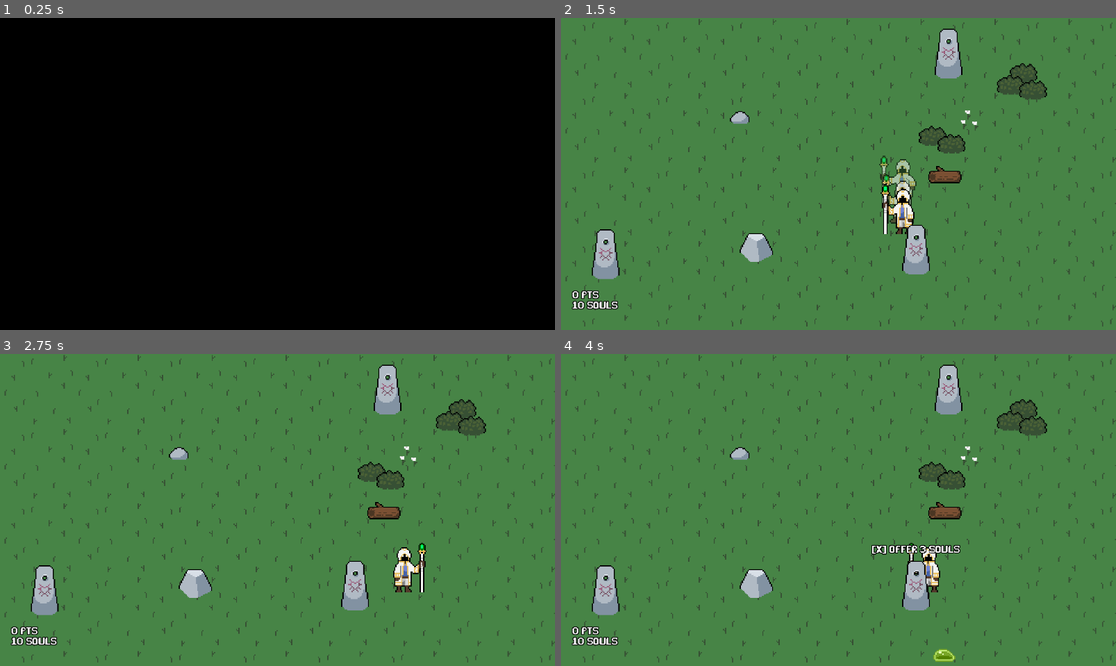
Above: before the commit, frames 1-4 (two rows, left to right).
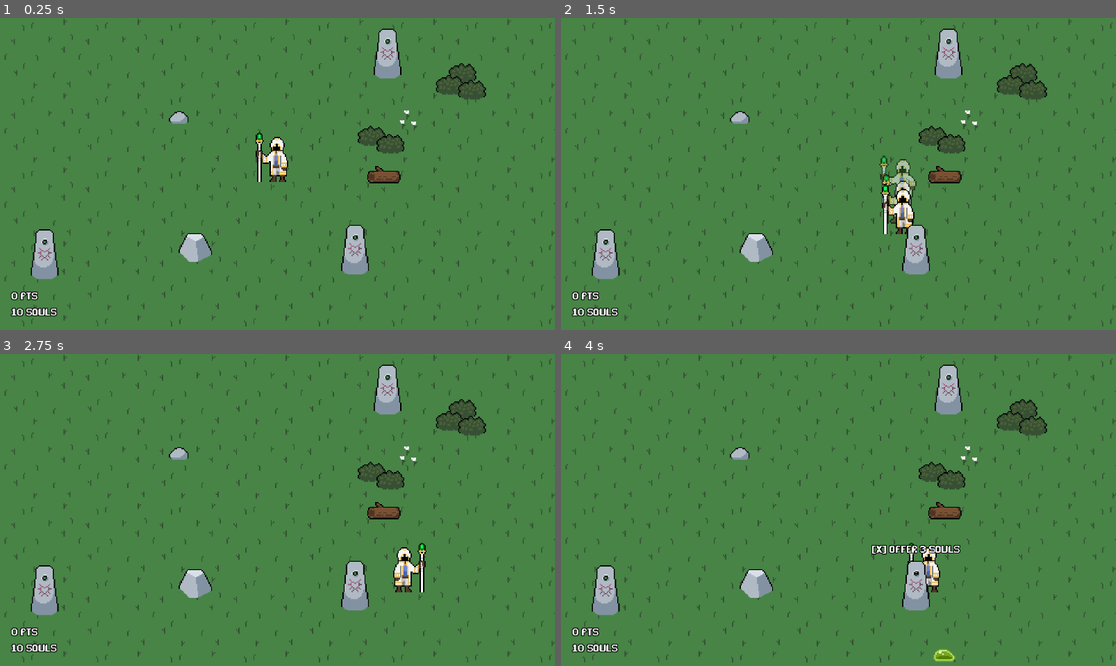
Above: after the commit, the same moments.

Repository: SleepyStudios/SummonerSurvivor
Game: Godot game, scene res://scenes/main.tscn
Same seed, same stepped clock (60 frames per second), same inputs: the game is played once before the commit and once after it.
Inputs (mouse positions are in pixels of both pictures, inside the frame that each line leads up to):
- Up to frame 1 (0.25 s): no input
- Up to frame 2 (1.5 s): tap Enter at 0.5 s; move the mouse to (960, 158) at 0.52 s; hold Right (right) 0.53-1.28 s; click (960, 158) at 0.6 s; move the mouse to (727, 189) at 1.27 s; hold Down (down) from 1.28 s (still down); tap Space (dash) at 1.35 s
- Up to frame 3 (2.75 s): move the mouse to (333, 441) at 2.02 s; release Down (down) at 2.03 s; hold Right (right) from 2.03 s (still down); click (333, 441) at 2.1 s
- Up to frame 4 (4 s): move the mouse to (810, 572) at 2.77 s; release Right (right) at 2.78 s; hold X (upgrade) 2.78-3.53 s; tap Space (dash) at 2.85 s; click (810, 572) at 2.92 s; tap R (restart) at 3.5 s; move the mouse to (1005, 556) at 3.52 s; hold Left (left) from 3.53 s (still down); click (1005, 556) at 3.6 s

The runs differ from the first frame. In frame 1, 99% of the frame differs, in the area x 0-100%, y 0-100%; in frame 2, 0.5%; in frame 3, 0.5%; in frame 4, 0.5%.

Commit message:
score juice

Diff:
--- a/project.godot
+++ b/project.godot
@@ -14,6 +14,10 @@
 run/main_scene="res://scenes/main.tscn"
 config/features=PackedStringArray("4.2", "Forward Plus")
 config/icon="res://icon.svg"
+
+[autoload]
+
+Score="*res://scripts/score.gd"
 
 [display]
 
--- a/scenes/main.tscn
+++ b/scenes/main.tscn
@@ -193,7 +193,8 @@
 [node name="UI" type="CanvasLayer" parent="."]
 script = ExtResource("9_80qbj")
 
-[node name="VBoxContainer" type="VBoxContainer" parent="UI"]
+[node name="HSeparator" type="Control" parent="UI"]
+layout_mode = 3
 anchors_preset = 2
 anchor_top = 1.0
 anchor_bottom = 1.0
@@ -203,19 +204,26 @@
 offset_bottom = -40.0
 grow_vertical = 0
 
-[node name="PointsLabel" type="Label" parent="UI/VBoxContainer"]
-layout_mode = 2
+[node name="PointsLabel" type="Label" parent="UI/HSeparator"]
+layout_mode = 2
+offset_top = 4.0
+offset_right = 120.0
+offset_bottom = 36.0
 theme = ExtResource("7_t471f")
 text = "POINTS"
 script = ExtResource("14_4dami")
 
-[node name="SoulsLabel" type="Label" parent="UI/VBoxContainer"]
-layout_mode = 2
+[node name="SoulsLabel" type="Label" parent="UI/HSeparator"]
+layout_mode = 2
+offset_top = 60.0
+offset_right = 120.0
+offset_bottom = 92.0
 theme = ExtResource("7_t471f")
 text = "SOULS"
 script = ExtResource("10_3dof2")
 
 [node name="Overlay" type="ColorRect" parent="UI"]
+visible = false
 anchors_preset = 15
 anchor_right = 1.0
 anchor_bottom = 1.0
--- a/scripts/creature.gd
+++ b/scripts/creature.gd
@@ -34,7 +34,8 @@
 		return
 
 	dead = true
-	player.add_score(kill_points)
+	Score.enemies_killed += 1
+	Score.enemy_score += kill_points
 
 	var pickup = soul_pickup.instantiate()
 	pickup.position = position
--- a/scripts/player.gd
+++ b/scripts/player.gd
@@ -20,7 +20,6 @@
 var health = MAX_HEALTH
 var tmr_dash_sprite = 0
 var dead = false
-var score = 0
 
 func _ready() -> void:
 	var world_size = Vector2($"../BG".region_rect.size.x * 4 * 0.5, $"../BG".region_rect.size.y * 4 * 0.5)
@@ -83,9 +82,6 @@
 func _on_dash_cooldown_timer_timeout() -> void:
 	can_dash = true
 
-func add_score(amount) -> void:
-	score += amount
-
 func on_hit() -> void:
 	if dead:
 		return
@@ -100,13 +96,15 @@
 
 func on_pickup_soul() -> void:
 	souls += 1
-	add_score(1)
+	Score.souls_collected += 1
 	$SoulPickupSFX.play()
 
 func on_heal(requirement: int) -> void:
 	souls -= requirement
 	health = MAX_HEALTH
 	hitbox.health_bar.health = health
+	Score.soul_offerings += 1
 
 func on_creature_summoned(_creature_name: String, requirement: int) -> void:
 	souls -= requirement
+	Score.summons += 1
--- a/scripts/points_label.gd
+++ b/scripts/points_label.gd
@@ -3,4 +3,4 @@
 @onready var player: Player = $"../../../Player"
 
 func _process(_delta: float) -> void:
-	text = "%s PTS" % [player.score]
+	text = "%s PTS" % [Score.get_current_score()]
--- /dev/null
+++ b/scripts/score.gd
@@ -0,0 +1,72 @@
+extends Node
+
+var souls_collected = 0: set = _set_souls_collected
+var soul_offerings = 0: set = _set_soul_offerings
+var summons = 0: set = _set_summons
+var enemies_killed = 0
+var enemy_score = 0: set = _set_enemy_score
+var time_score = 0
+
+var score_tween_lock = false
+var souls_tween_lock = false
+
+var tween_size = Vector2(1.25, 1.25)
+var tween_speed = 0.2
+
+@onready var points_label = $"../Scene/UI/HSeparator/PointsLabel"
+@onready var souls_label = $"../Scene/UI/HSeparator/SoulsLabel"
+
+func _set_souls_collected(new_value):
+  souls_collected = new_value
+  _create_souls_tween()
+
+func _set_soul_offerings(new_value):
+  soul_offerings = new_value
+  _create_score_tween()
+
+func _set_summons(new_value):
+  summons = new_value
+  _create_score_tween()
+
+func _set_enemy_score(new_value):
+  enemy_score = new_value
+  _create_score_tween()
+
+func base_calculation() -> int:
+  return souls_collected + (soul_offerings * 3) + (summons * 5) + enemy_score
+
+func get_current_score() -> int:
+  return base_calculation()
+
+func get_final_score() -> int:
+  return base_calculation() + (time_score % 60) * 10
+
+func _create_score_tween():
+  if score_tween_lock:
+    return
+
+  score_tween_lock = true
+
+  var tween = get_tree().create_tween()
+  tween.tween_property(points_label, "scale", tween_size, tween_speed).set_trans(Tween.TRANS_LINEAR)
+  tween.tween_callback(_reset_score_tween)
+
+func _reset_score_tween():
+  var tween = get_tree().create_tween()
+  tween.tween_property(points_label, "scale", Vector2.ONE, tween_speed).set_trans(Tween.TRANS_LINEAR)
+  tween.tween_callback(func (): score_tween_lock = false)
+
+func _create_souls_tween():
+  if souls_tween_lock:
+    return
+
+  souls_tween_lock = true
+
+  var tween = get_tree().create_tween()
+  tween.tween_property(souls_label, "scale", tween_size, tween_speed).set_trans(Tween.TRANS_LINEAR)
+  tween.tween_callback(_reset_souls_tween)
+
+func _reset_souls_tween():
+  var tween = get_tree().create_tween()
+  tween.tween_property(souls_label, "scale", Vector2.ONE, tween_speed).set_trans(Tween.TRANS_LINEAR)
+  tween.tween_callback(func (): souls_tween_lock = false)
--- a/scripts/spawner.gd
+++ b/scripts/spawner.gd
@@ -98,6 +98,7 @@
     return
 
   time += 1
+  Score.time_score += 1
 
   for pattern in patterns:
     if time >= pattern.start and time <= pattern.end and time % pattern.rate == 0:
--- a/scripts/ui.gd
+++ b/scripts/ui.gd
@@ -14,7 +14,7 @@
 func _on_animation_player_animation_finished(_anim_name: StringName) -> void:
 	if player.dead:
 		death_ui.visible = true
-		score_label.text = "%s PTS" % [player.score]
+		score_label.text = "%s PTS" % [Score.get_final_score()]
 		Engine.time_scale = 0
 
 func _process(_delta: float) -> void:
